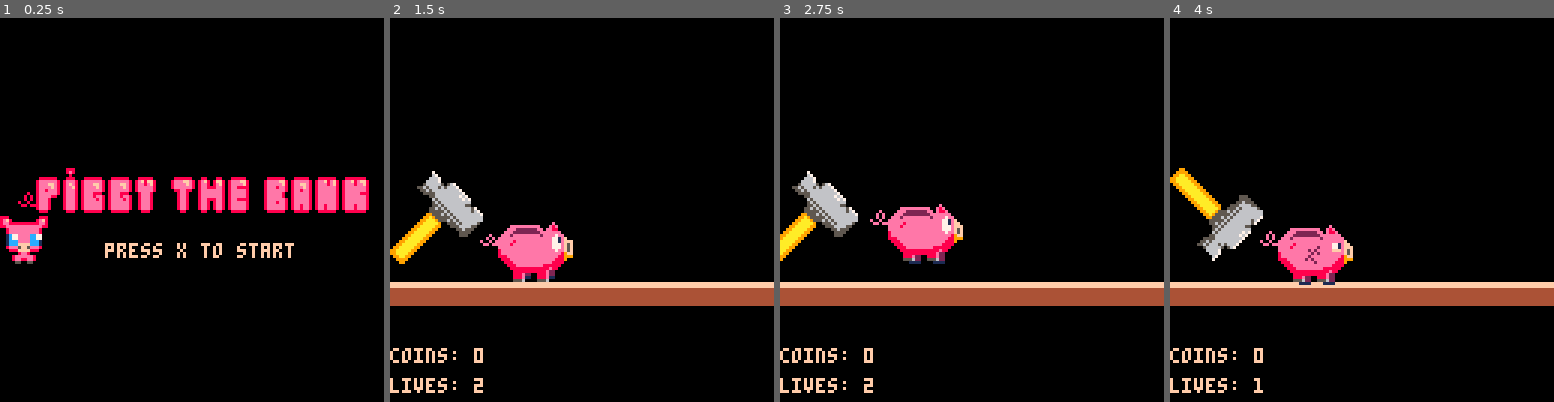
Above: before the commit, frames 1-4 (left to right).
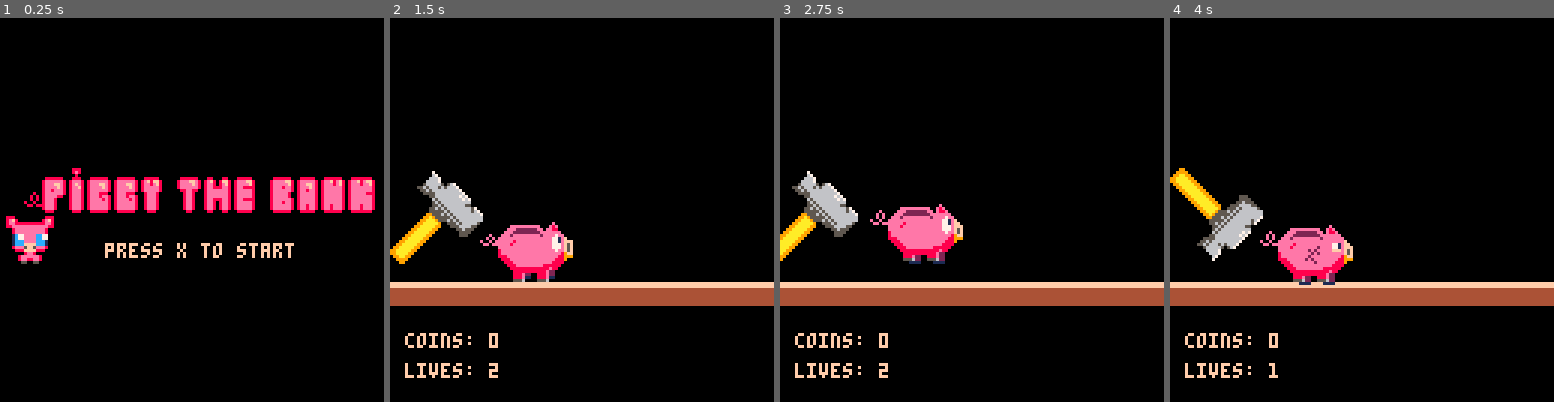
Above: after the commit, the same moments.

Repository: Houzvicka/ld44
Game: PICO-8 cartridge piggy.p8
Same seed, same stepped clock (60 frames per second), same inputs: the game is played once before the commit and once after it.
Inputs:
- Up to frame 1 (0.25 s): no input
- Up to frame 2 (1.5 s): tap X (X key) at 0.33, 1.07 s
- Up to frame 3 (2.75 s): hold Right 1.6-2.1 s; tap X (X key) at 1.85 s; hold Up 2.15-2.42 s; hold Right from 2.47 s (still down)
- Up to frame 4 (4 s): tap X (X key) at 2.97 s; release Right at 3.03 s; hold Left 3.08-3.58 s

The runs differ from the first frame. In frame 1, 5.8% of the frame differs, in the area x 0-98%, y 39-65%; in frame 2, 1.4%; in frame 3, 1.4%; in frame 4, 1.4%.

Commit message:
export fixes;

Diff:
--- a/piggy.p8
+++ b/piggy.p8
@@ -58,9 +58,9 @@
 	if mode=="title" then
 		cls()
 		print("press x to start",35,75,15)
-		spr(192,0,50,16,4)
+		spr(192,2,50,16,4)
 	elseif mode=="gameover" then
-		print("game over! press x to restart",0,10,8)
+		print("game over! press x to restart",5,5,8)
 	elseif mode=="game" then
 		cls()
 
@@ -76,10 +76,10 @@
 	 draw_coins()
 
 	 --draw score
-	 print("coins: "..player.ncoin, player.x - 30, 110)
+	 print("coins: "..player.ncoin, player.x - 25, 105)
 
 	 --draw lives
-	 print("lives: "..player.lives, player.x - 30, 120)
+	 print("lives: "..player.lives, player.x - 25, 115)
 
 	end
 
@@ -393,7 +393,7 @@
 
 function move_obs()
  for i in all(obstacles) do
-  	if(i.x == player.x+28 and player.y == 41)
+  	if(i.x == player.x+28 and player.y == 65)
 		 then
 		  player.stuck = true
 		  bg=0
Not shown, changed: 130 lines of the sprite sheet (__gfx__) section of piggy.p8
Not shown, changed: the thumbnail (__label__) section of piggy.p8
